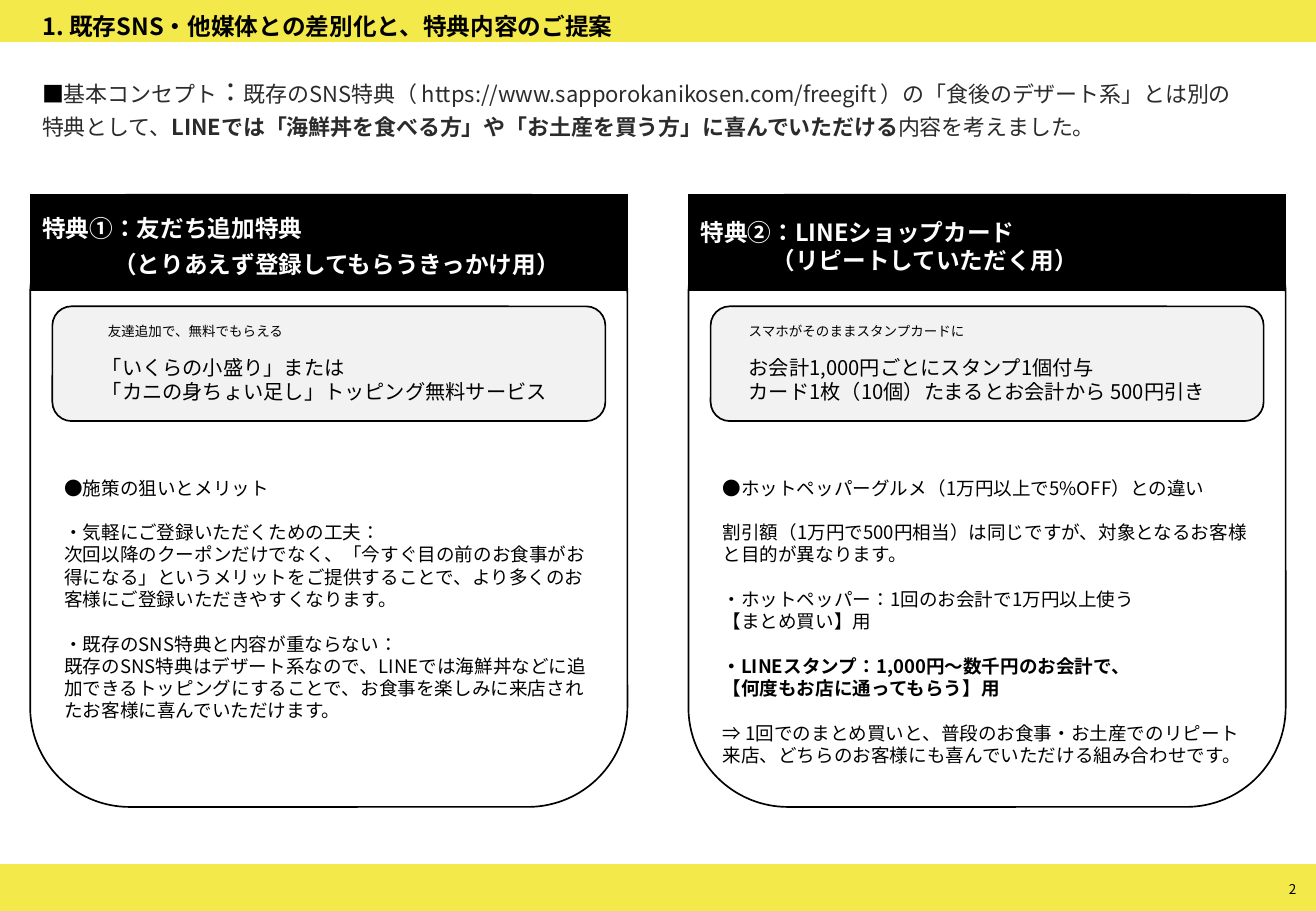
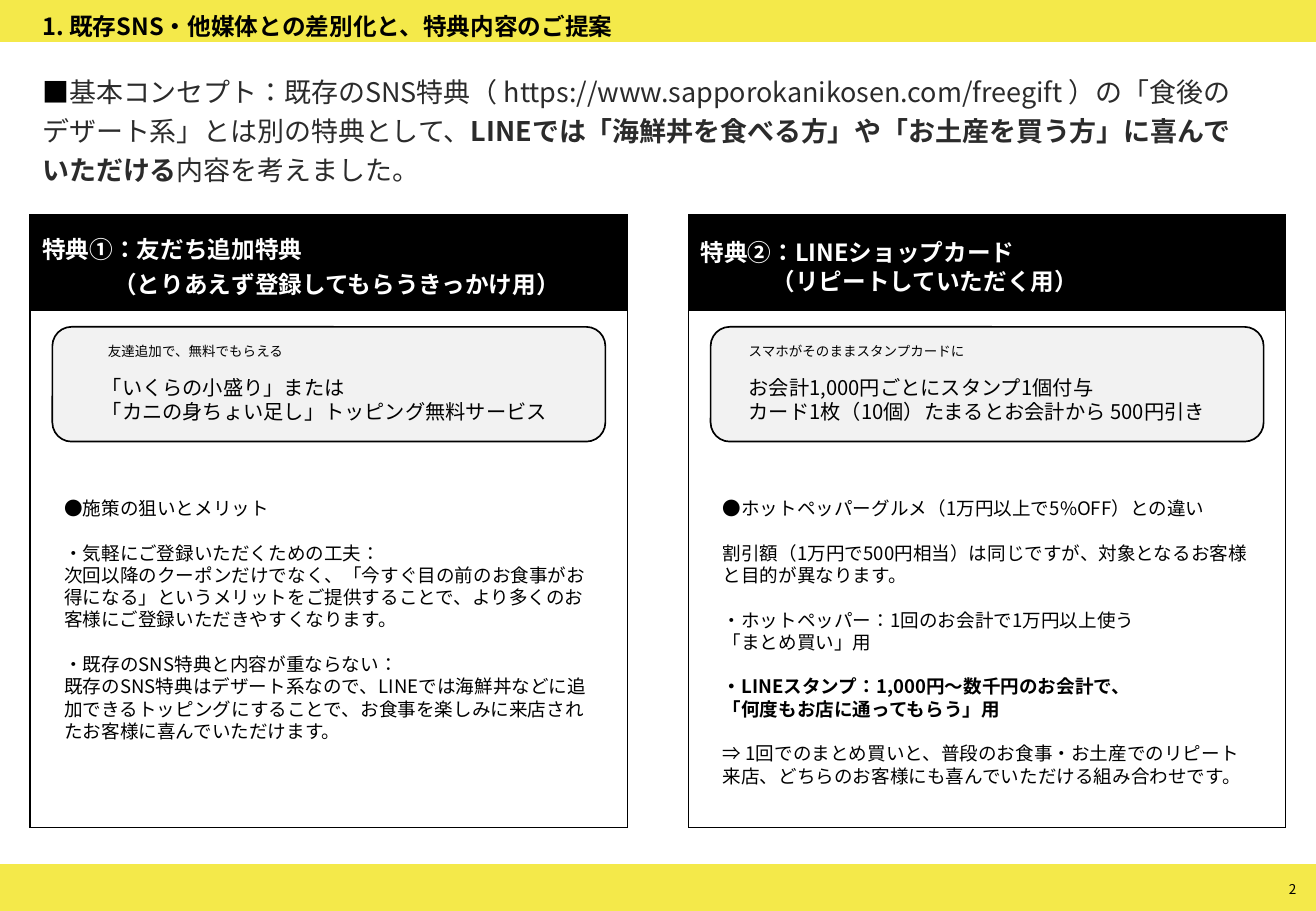
Before and after one commit to erika1427/file, a slide deck: slide 2 of 蟹工船様LINE公式アカウント提案.pptx. Drawn at 1316x911 pixels with LibreOffice and Linux fonts; fonts in the diff are those of the drawing; background and template pictures are left out. Boxes give left, top, right and bottom in pixels: in the first picture for what was removed or moved away, otherwise in the second. Text is boxed around its words. In the diff, an @@ line names an element or a change of style, - is before the commit and + after.

```diff
--- a/蟹工船様LINE公式アカウント提案.pptx
+++ b/蟹工船様LINE公式アカウント提案.pptx
@@ text "■基本コンセプト：既存のSNS特典（ https://www.sapporokanikosen.com/freegift ..." at [42,79,1230,183]: size 13 to 16 pt @@
@@ rectangle at [30,215,628,828]: rounded rectangle to rectangle @@
@@ 4 texts, 4 rectangles, 2 rounded rectangles: place and size @@
-4 texts, 4 rectangles, 2 rounded rectangles at [30,194,1287,807]
+4 texts, 4 rectangles, 2 rounded rectangles at [30,215,1287,828]
@@ rectangle at [689,215,1287,828]: rounded rectangle to rectangle @@
@@ text at [723,633,872,651]: text changed @@
-【まとめ買い】用
+「まとめ買い」用
@@ text at [723,700,1000,718]: text changed @@
-【何度もお店に通ってもらう】用
+「何度もお店に通ってもらう」用
```
Also in this commit, not shown: 2 other slides changed, 2 slides added, 2 slides removed.
